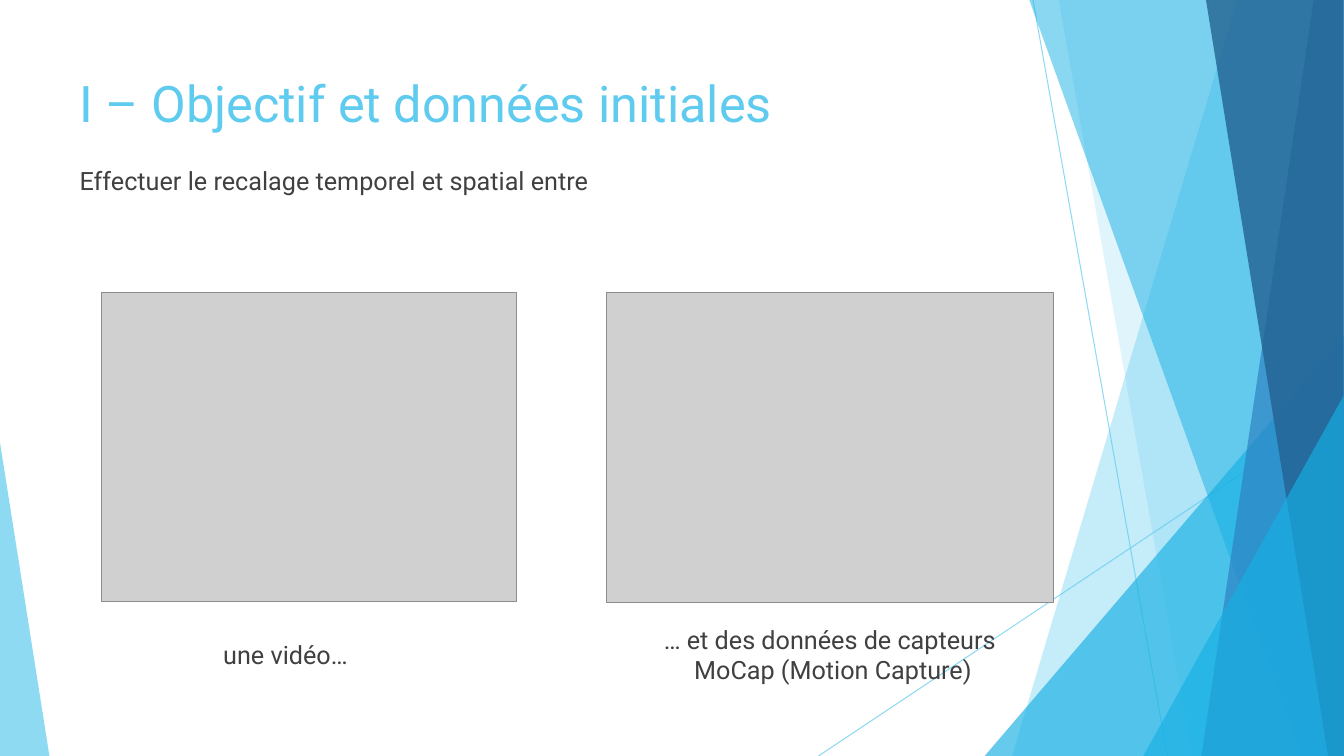
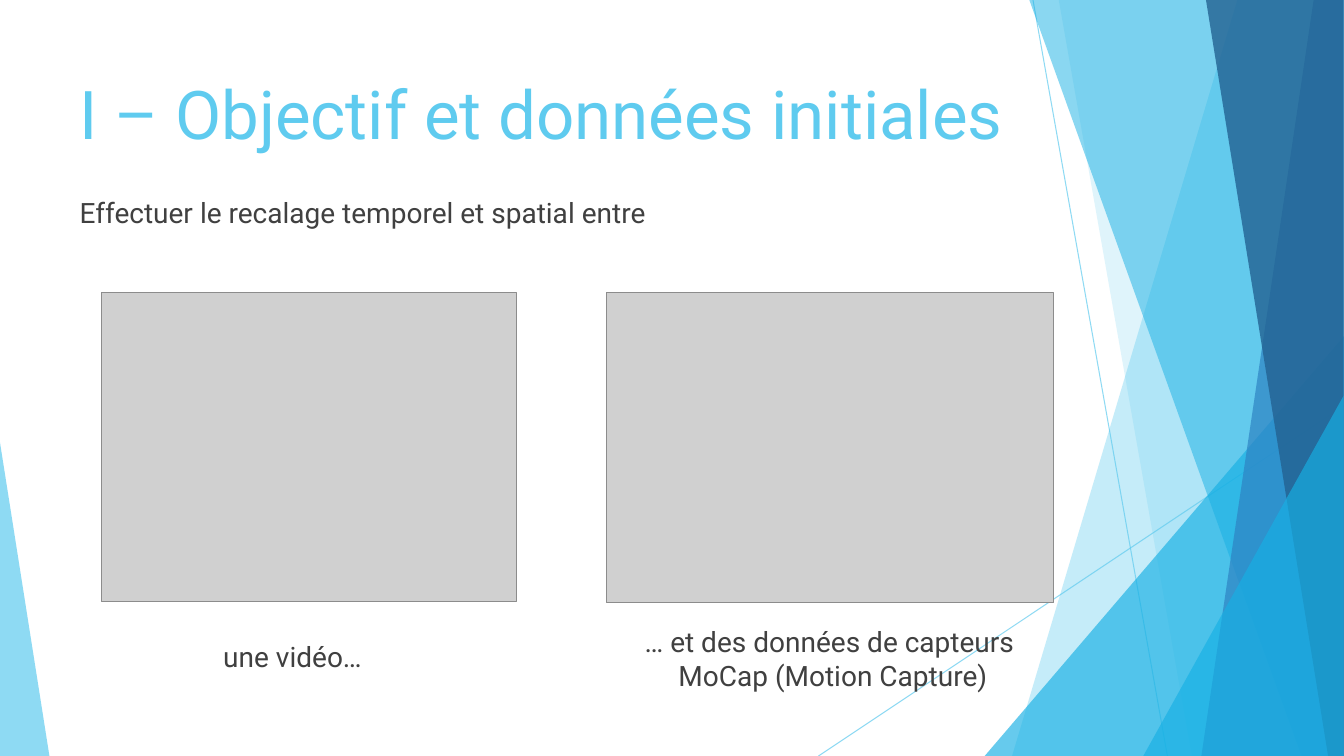
Before and after one commit to marc921/GesteIA, a slide deck: slide 3 of Présentation.pptx. Drawn at 1344x756 pixels with LibreOffice and Linux fonts; fonts in the diff are those of the drawing; grey boxes stand for pictures. Boxes give left, top, right and bottom in pixels: in the first picture for what was removed or moved away, otherwise in the second. Text is boxed around its words. In the diff, an @@ line names an element or a change of style, - is before the commit and + after.

```diff
--- a/Présentation.pptx
+++ b/Présentation.pptx
@@ title "I – Objectif et données ..." at (80, 88, 1002, 154): size 36 to 48 pt @@
@@ size 18 to 20 pt in 3 elements at (223, 646, 362, 668), (670, 626, 1014, 693), (80, 201, 646, 229) @@
@@ text "Effectuer le recalage temporel et ...": place and size @@
-text "Effectuer le recalage temporel et ..." at (80, 171, 588, 196)
+text "Effectuer le recalage temporel et ..." at (80, 201, 646, 229)
```
Also in this commit, not shown: 11 other slides changed.
